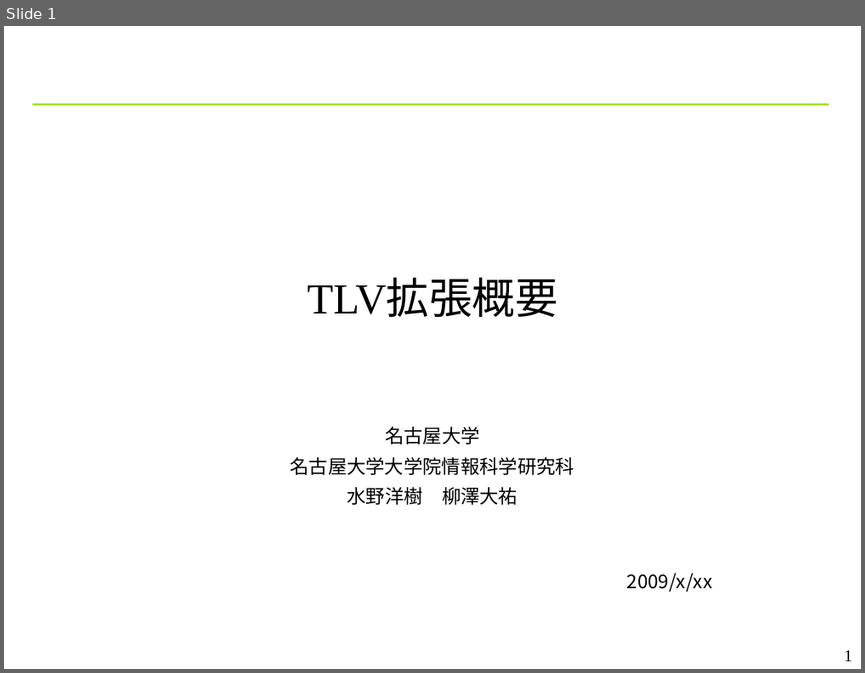
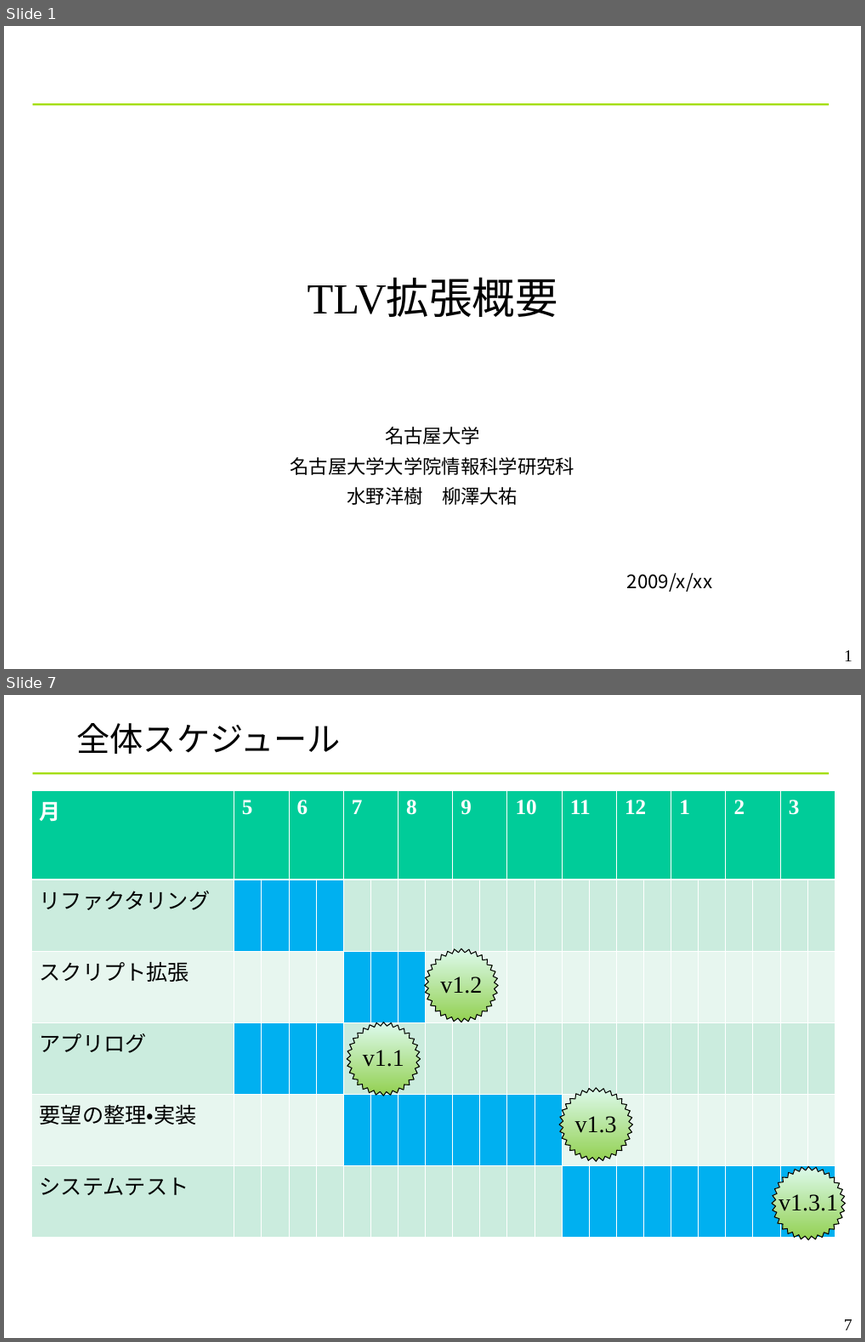
Before and after one commit to YixiaoLi/tlv4mc, a slide deck: doc/phase4/toppers_conference.ppt. Shown one above the other, each under a label of ours: slide 1 before the commit, slides 1 and 7 after it; the slides between them are not shown. The pictures are 865x673 and 865x1342 pixels, drawn with LibreOffice and Linux fonts; fonts in the diff are those of the drawing; background and template pictures are left out. Boxes give left, top, right and bottom in pixels: in the first picture for what was removed or moved away, otherwise in the second. Text is boxed around its words. In the diff, an @@ line names an element or a change of style, - is before the commit and + after.

```diff
--- a/doc/phase4/toppers_conference.ppt
+++ b/doc/phase4/toppers_conference.ppt
@@ slide 7 added at (4,695,861,1338), background #FFFFFF; not listed: 1 template element that a slide beside it also shows @@
@@ title added at (77,723,341,754), 28 pt, text #000000 @@
+全体スケジュール
@@ table added at (31,791,837,1236), 6 rows, 23 columns @@
+月 | 5 |  | 6 |  | 7 |  | 8 |  | 9 |  | 10 |  | 11 |  | 12 |  | 1 |  | 2 |  | 3 | 
+リファクタリング |  |  |  |  |  |  |  |  |  |  |  |  |  |  |  |  |  |  |  |  |  | 
+スクリプト拡張 |  |  |  |  |  |  |  |  |  |  |  |  |  |  |  |  |  |  |  |  |  | 
+アプリログ |  |  |  |  |  |  |  |  |  |  |  |  |  |  |  |  |  |  |  |  |  | 
+要望の整理・実装 |  |  |  |  |  |  |  |  |  |  |  |  |  |  |  |  |  |  |  |  |  | 
+システムテスト |  |  |  |  |  |  |  |  |  |  |  |  |  |  |  |  |  |  |  |  |  | 
@@ freeform shape added at (425,948,499,1022), fill gradient #92D050 to #DDFAED, outline #000000 0.74 pt, 20 pt, text #000000 @@
+v1.2
@@ freeform shape added at (347,1022,420,1096), fill gradient #92D050 to #DDFAED, outline #000000 0.74 pt, 20 pt, text #000000 @@
+v1.1
@@ freeform shape added at (559,1088,633,1161), fill gradient #92D050 to #DDFAED, outline #000000 0.74 pt, 20 pt, text #000000 @@
+v1.3
@@ freeform shape added at (772,1166,846,1240), fill gradient #92D050 to #DDFAED, outline #000000 0.74 pt, 20 pt, text #000000 @@
+v1.3.1
@@ page number added at (844,1319,852,1330), 14 pt, text #000000 @@
+7
```
Also in this commit, not shown: 2 slides changed, 2 other slides added, 1 slide removed, 1 other file.
